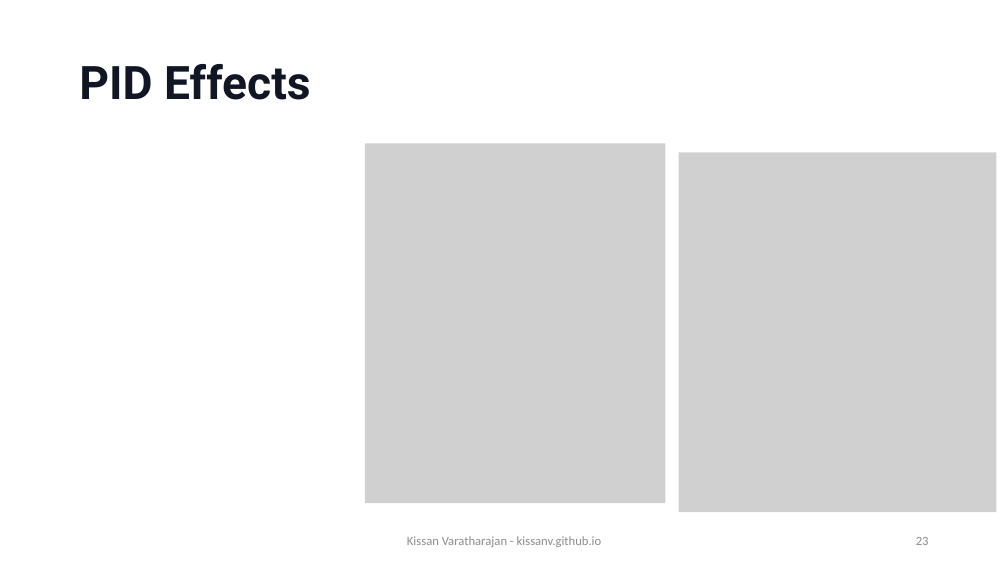
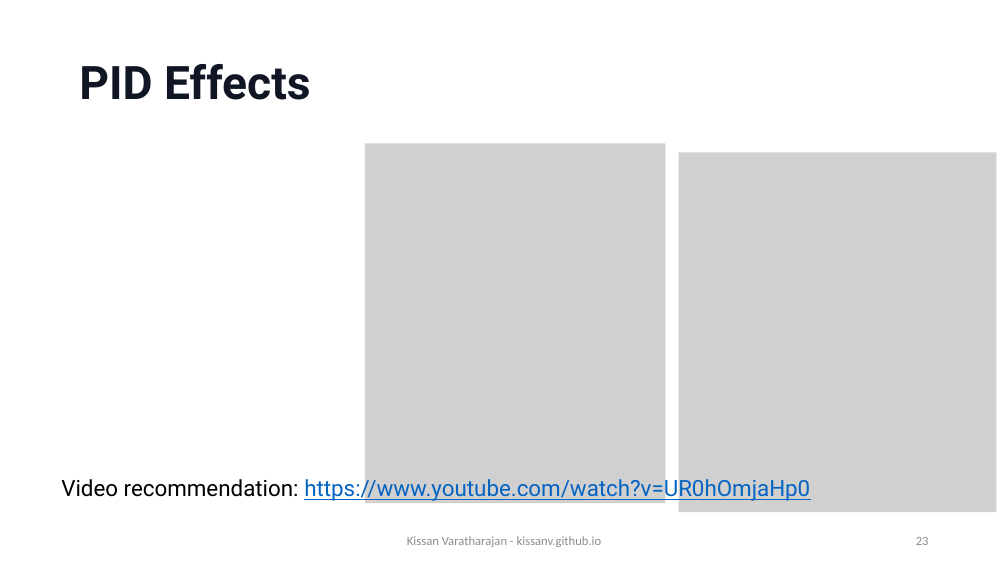
Before and after one commit to KissanV/KissanV.github.io, a slide deck: slide 23 of pdfs/CS1/CS1_Week8_empty.pptx. Drawn at 1008x567 pixels with LibreOffice and Linux fonts; fonts in the diff are those of the drawing; grey boxes stand for pictures; background and template pictures are left out. Boxes give left, top, right and bottom in pixels: in the first picture for what was removed or moved away, otherwise in the second. Text is boxed around its words. In the diff, an @@ line names an element or a change of style, - is before the commit and + after.

```diff
--- a/pdfs/CS1/CS1_Week8_empty.pptx
+++ b/pdfs/CS1/CS1_Week8_empty.pptx
@@ text added at [61, 475, 810, 502], 16 pt, text #0563C1, underline @@
+Video recommendation: https://www.youtube.com/watch?v=UR0hOmjaHp0
```
Also in this commit, not shown: 5 other slides changed, 1 other file.
